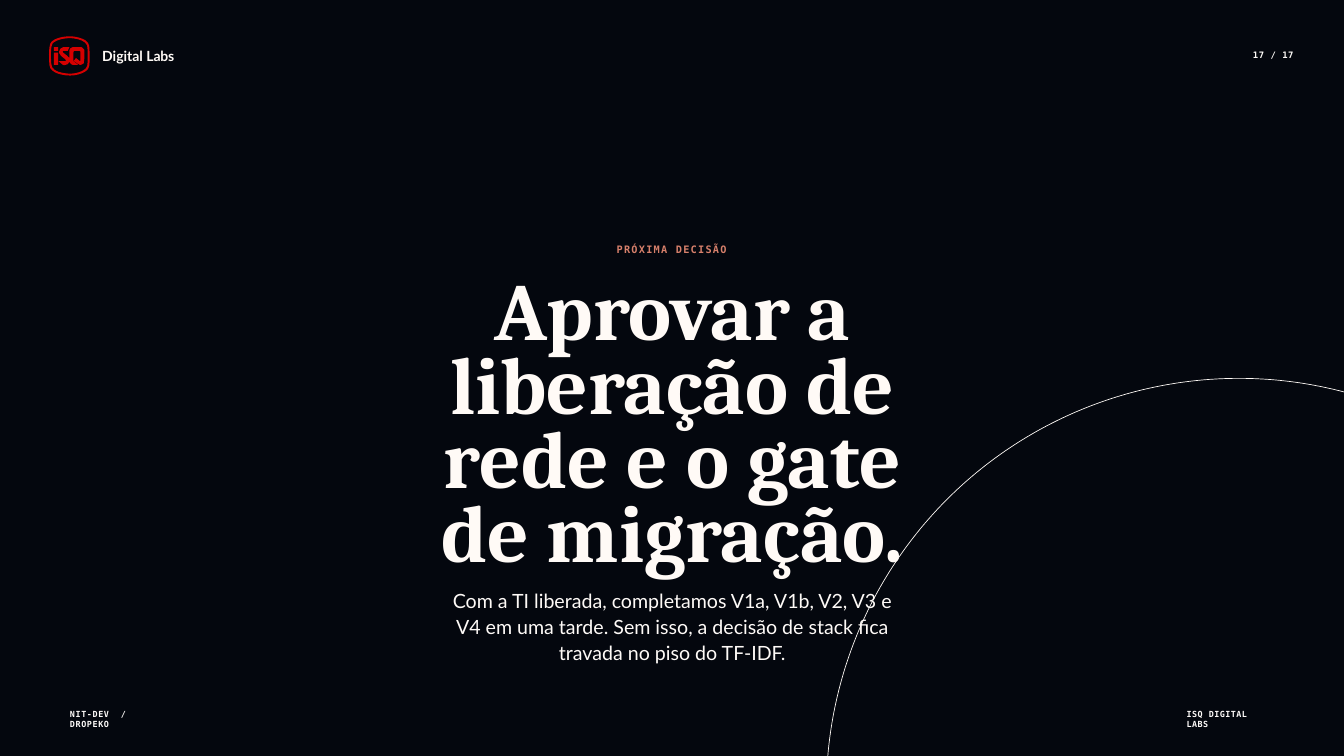
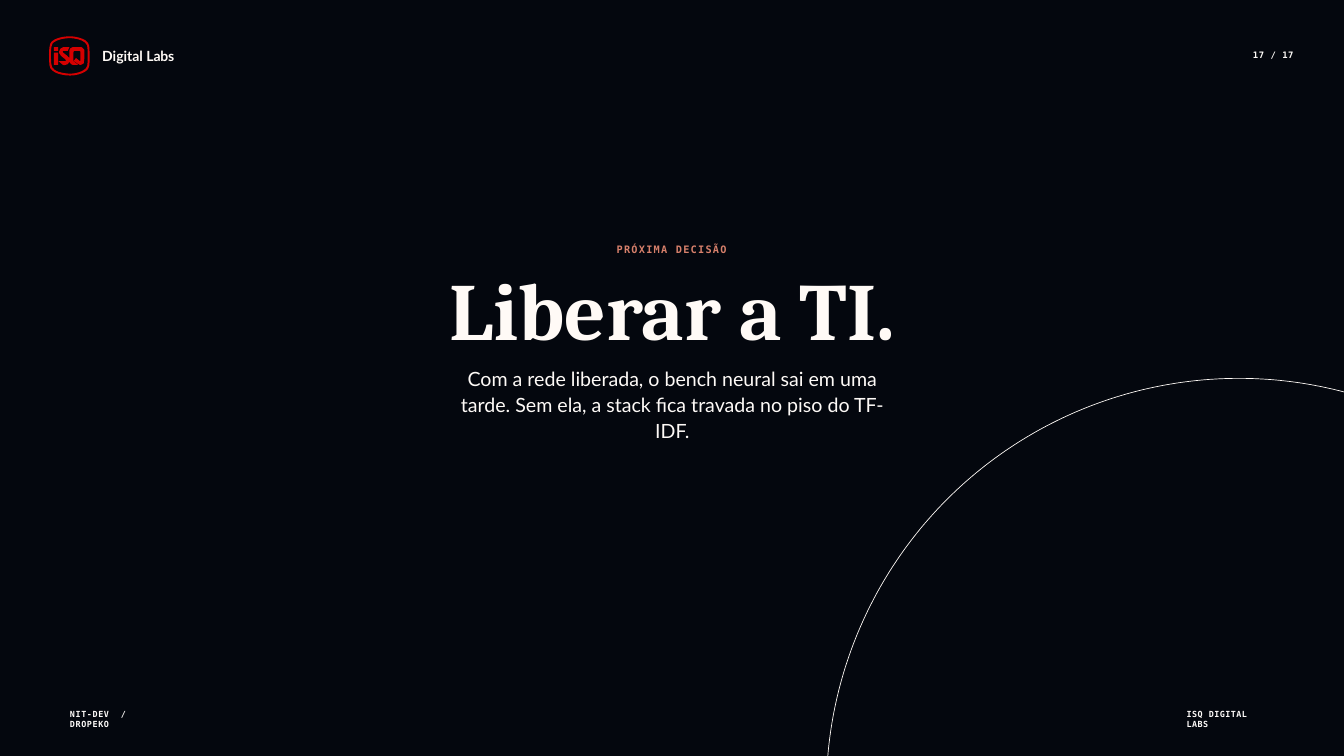
Before and after one commit to dropeko/rag-personal, a slide deck: slide 17 of references/Apresentacao_RAG_2026-06-01.pptx. Drawn at 1344x756 pixels with LibreOffice and Linux fonts; fonts in the diff are those of the drawing. Boxes give left, top, right and bottom in pixels: in the first picture for what was removed or moved away, otherwise in the second. Text is boxed around its words. In the diff, an @@ line names an element or a change of style, - is before the commit and + after.

```diff
--- a/references/Apresentacao_RAG_2026-06-01.pptx
+++ b/references/Apresentacao_RAG_2026-06-01.pptx
@@ text at <box>450,283,895,438</box>: text changed @@
-Aprovar a liberação de rede e o gate de migração.
-Com a TI liberada, completamos V1a, V1b, V2, V3 e V4 em uma tarde. Sem isso, a decisão de stack fica travada no piso do TF-IDF.
+Liberar a TI.
+Com a rede liberada, o bench neural sai em uma tarde. Sem ela, a stack fica travada no piso do TF-IDF.
```
Also in this commit, not shown: 16 other slides changed, 1 other file.
